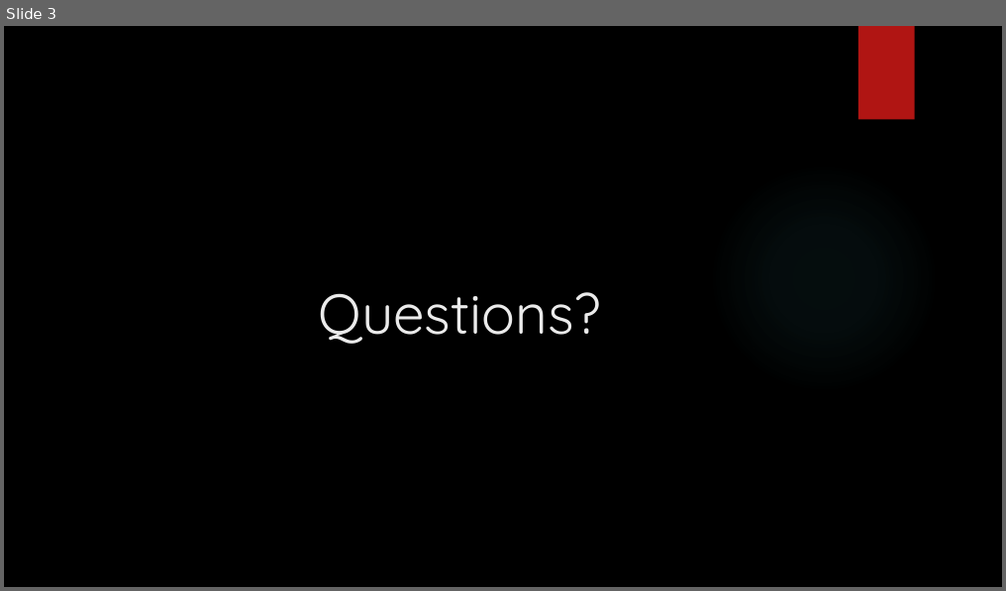
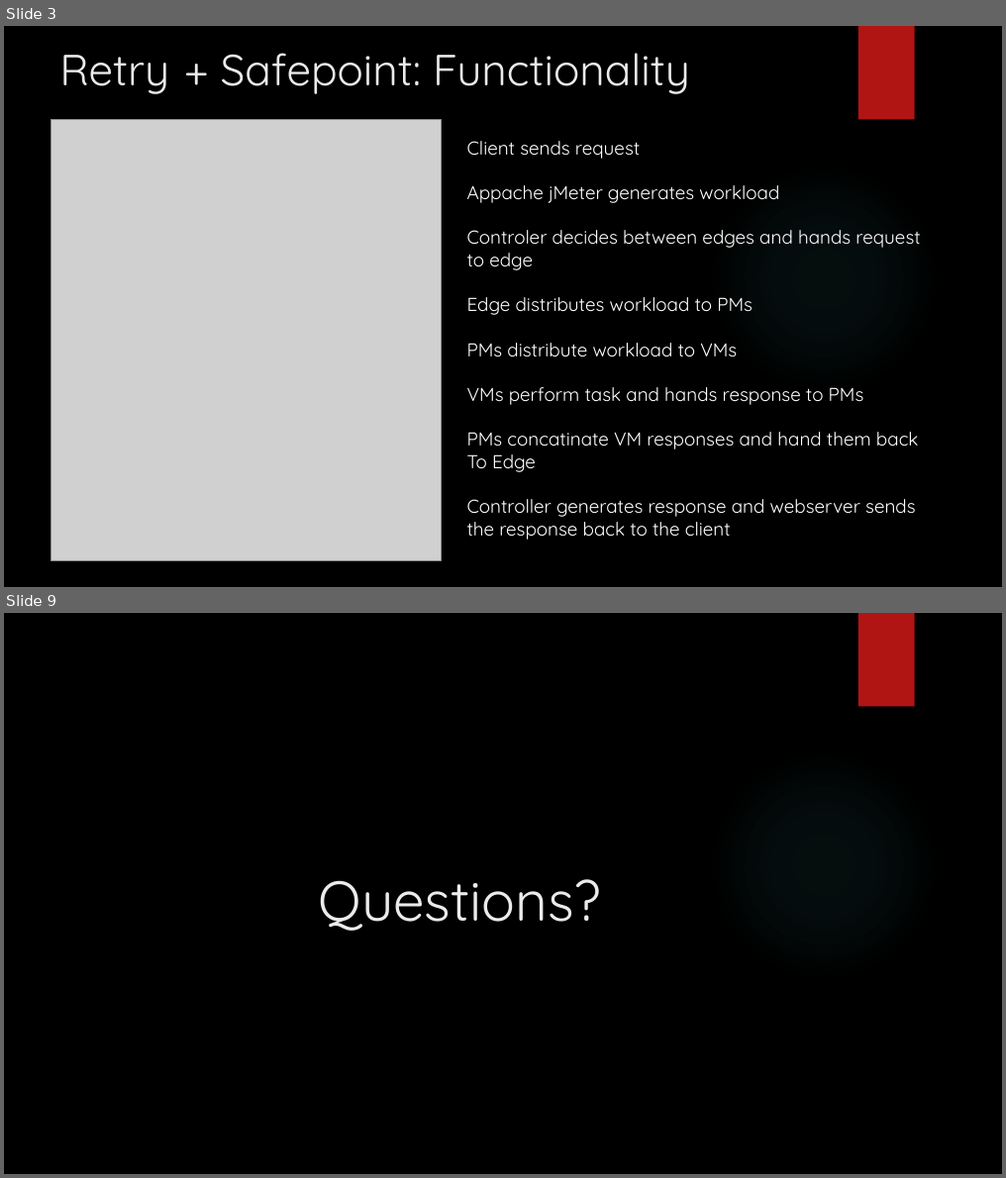
Before and after one commit to noccole/e-commerce, a slide deck: E-commerce_16_11_2016.pptx. Shown one above the other, each under a label of ours: slide 3 before the commit, slides 3 and 9 after it; the slides between them are not shown. The pictures are 1006x591 and 1006x1178 pixels, drawn with LibreOffice and Linux fonts; fonts in the diff are those of the drawing; grey boxes stand for pictures; background and template pictures are left out. Boxes give left, top, right and bottom in pixels: in the first picture for what was removed or moved away, otherwise in the second. Text is boxed around its words. In the diff, an @@ line names an element or a change of style, - is before the commit and + after.

```diff
--- a/E-commerce_16_11_2016.pptx
+++ b/E-commerce_16_11_2016.pptx
@@ slide 3 added at (x1=4, y1=26, x2=1002, y2=587), background picture (left out); not listed: 2 template elements that a slide beside it also shows @@
@@ title added at (x1=59, y1=53, x2=690, y2=94), 42 pt, text #EBEBEB @@
+Retry + Safepoint: Functionality
@@ picture added at (x1=52, y1=120, x2=441, y2=561) @@
@@ text added at (x1=467, y1=141, x2=920, y2=540), 18 pt, text #FFFFFF @@
+Client sends request
+Appache jMeter generates workload
+Controler decides between edges and hands request
+to edge
+Edge distributes workload to PMs
+PMs distribute workload to VMs
+VMs perform task and hands response to PMs
+PMs concatinate VM responses and hand them back
+To Edge
+Controller generates response and webserver sends
+the response back to the client
@@ what was slide 3 is now slide 9 @@
```
Also in this commit, not shown: 2 slides changed, 5 other slides added.
